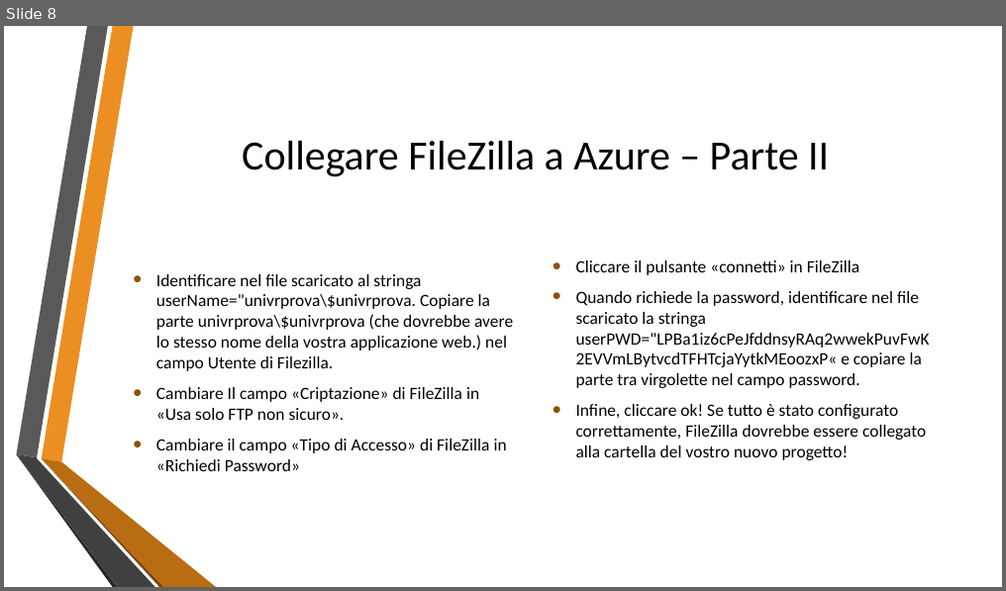
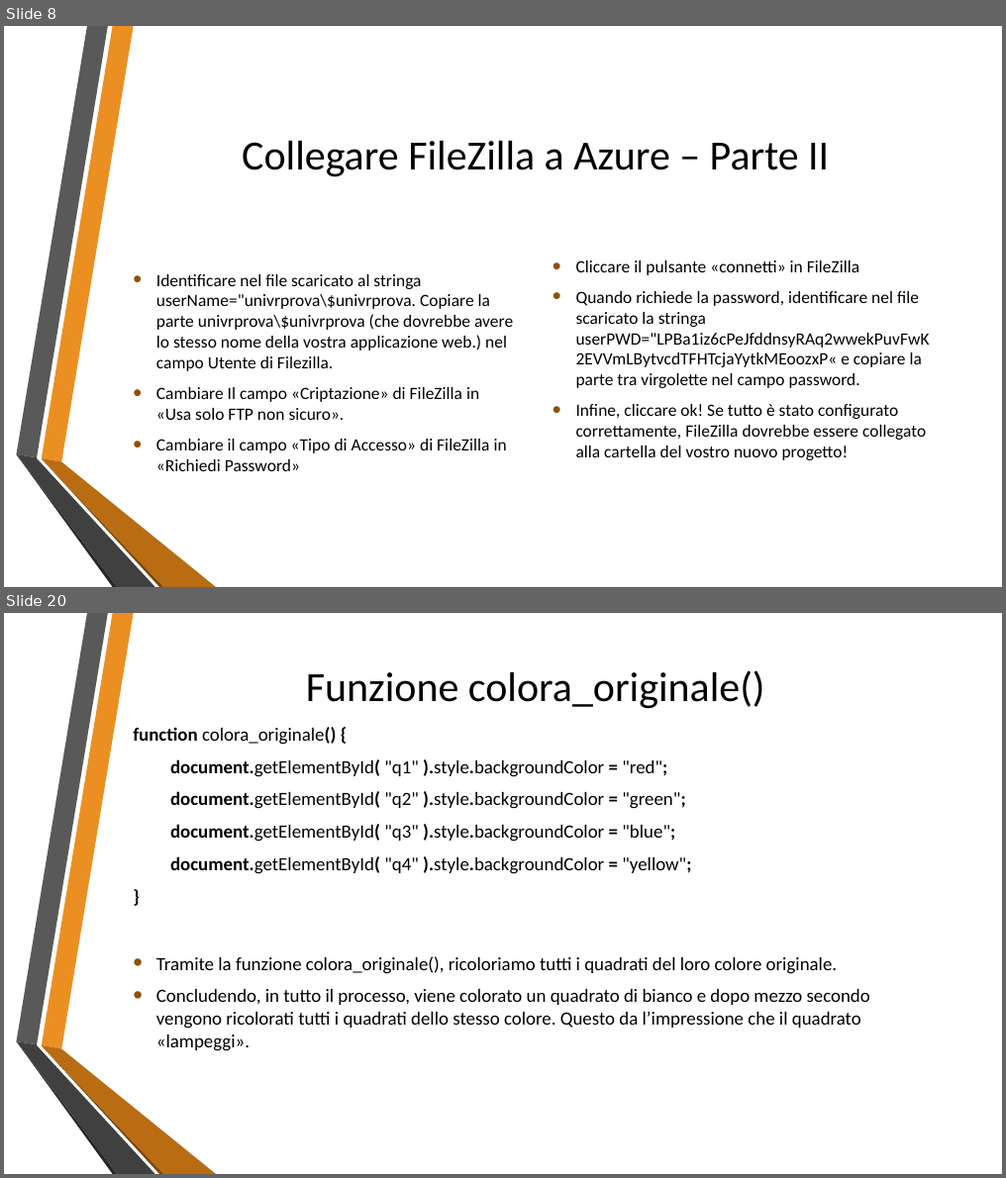
Before and after one commit to lpleo/galileiWebApp, a slide deck: Slide/Presentazione_Evento.pptx. Shown one above the other, each under a label of ours: slide 8 before the commit, slides 8 and 20 after it; the slides between them are not shown. The pictures are 1006x591 and 1006x1178 pixels, drawn with LibreOffice and Linux fonts; fonts in the diff are those of the drawing; background and template pictures are left out. Boxes give left, top, right and bottom in pixels: in the first picture for what was removed or moved away, otherwise in the second. Text is boxed around its words. In the diff, an @@ line names an element or a change of style, - is before the commit and + after.

```diff
--- a/Slide/Presentazione_Evento.pptx
+++ b/Slide/Presentazione_Evento.pptx
@@ slide 20 added at (4, 613, 1002, 1174), background picture (left out); not listed: 6 template elements that a slide beside it also shows @@
@@ title added at (306, 670, 765, 709), 40 pt, text #000000 @@
+Funzione colora_originale()
@@ text added at (133, 727, 691, 874), 18 pt, text #000000 @@
+function colora_originale() {
+document.getElementById( "q1" ).style.backgroundColor = "red";
+document.getElementById( "q2" ).style.backgroundColor = "green";
+document.getElementById( "q3" ).style.backgroundColor = "blue";
+document.getElementById( "q4" ).style.backgroundColor = "yellow";
+}
@@ text added at (156, 957, 870, 1052), 18 pt, text #000000 @@
+• Tramite la funzione colora_originale(), ricoloriamo tutti i quadrati del loro colore originale.
+• Concludendo, in tutto il processo, viene colorato un quadrato di bianco e dopo mezzo secondo vengono ricolorati tutti i quadrati dello stesso colore. Questo da l’impressione che il quadrato «lampeggi».
```
Also in this commit, not shown: 2 slides changed, 13 other slides added.
